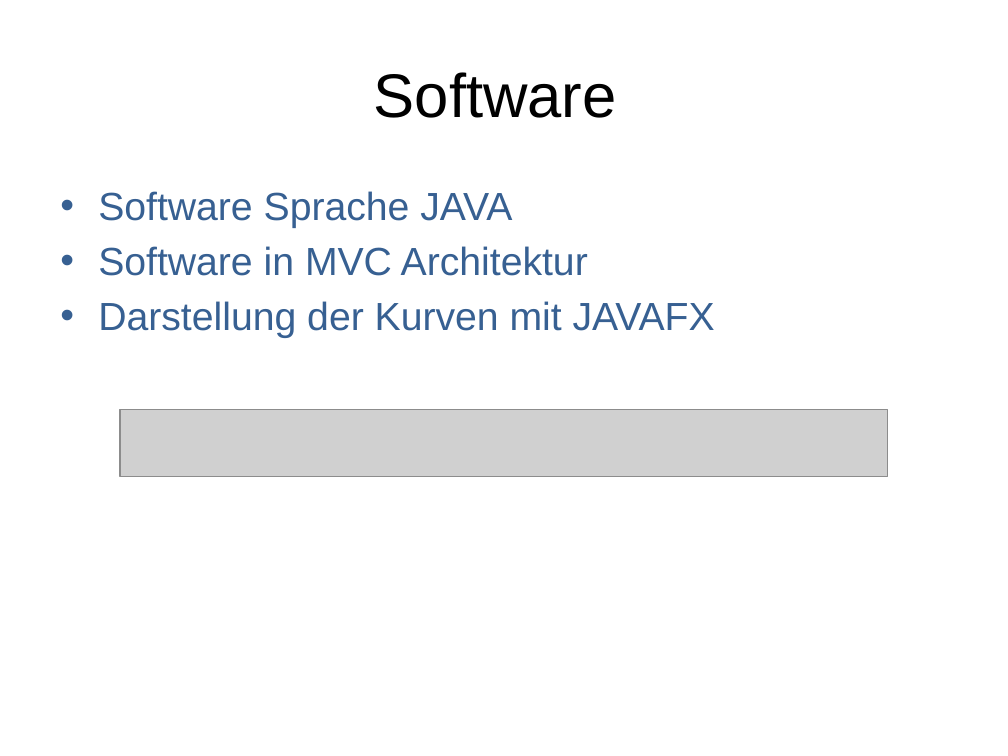
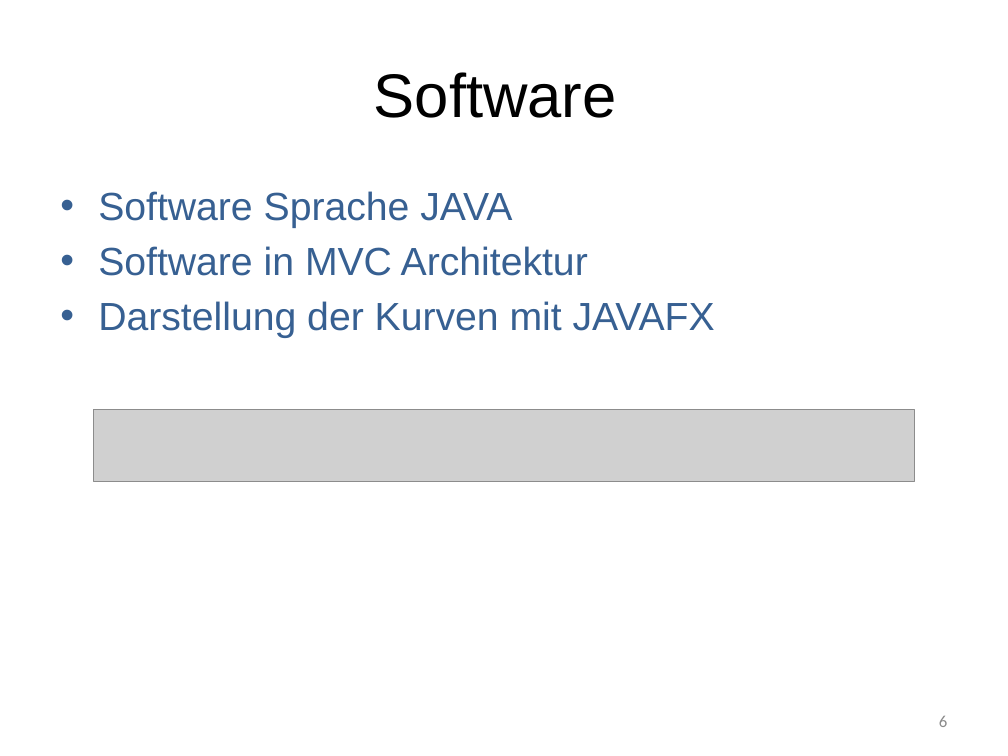
Before and after one commit to marinataborda/P2Organisation, a slide deck: slide 6 of ZwischenPresäntation_RichardBritt.pptx. Drawn at 1008x756 pixels with LibreOffice and Linux fonts; fonts in the diff are those of the drawing; grey boxes stand for pictures. Boxes give left, top, right and bottom in pixels: in the first picture for what was removed or moved away, otherwise in the second. Text is boxed around its words. In the diff, an @@ line names an element or a change of style, - is before the commit and + after.

```diff
--- a/ZwischenPresäntation_RichardBritt.pptx
+++ b/ZwischenPresäntation_RichardBritt.pptx
@@ picture: place and size @@
-picture at <box>120,409,888,476</box>
+picture at <box>94,409,914,481</box>
@@ page number added at <box>939,716,947,727</box>, 12 pt, text #8C8C8C @@
+6
```
Also in this commit, not shown: 13 other slides changed, 5 slides added, 5 slides removed.
